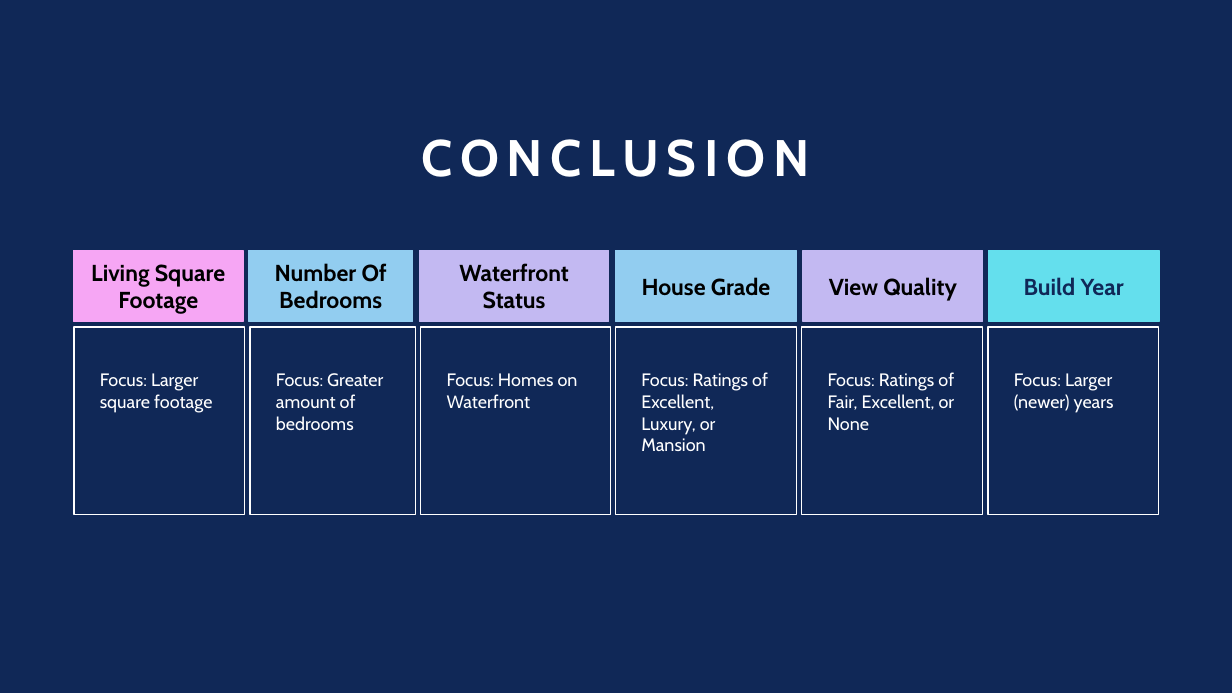
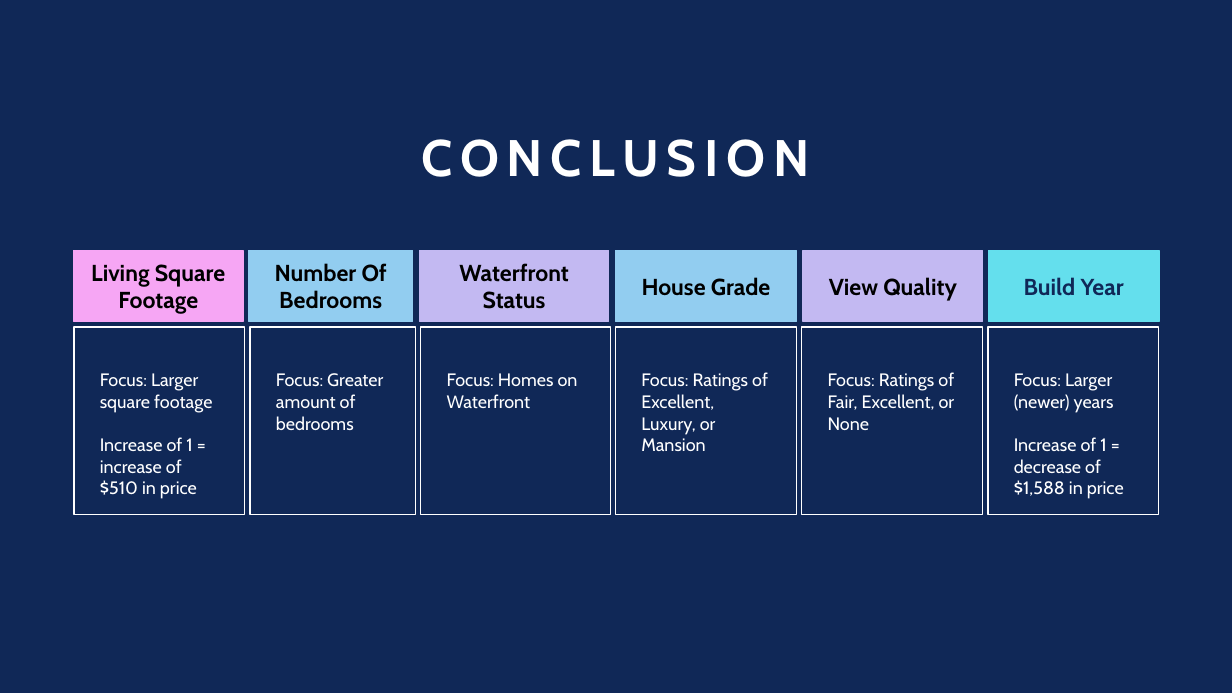
Before and after one commit to Tmoney80/KC_REIT_Proposal, a slide deck: slide 8 of Presentation.pptx. Drawn at 1232x693 pixels with LibreOffice and Linux fonts; fonts in the diff are those of the drawing. Boxes give left, top, right and bottom in pixels: in the first picture for what was removed or moved away, otherwise in the second. Text is boxed around its words. In the diff, an @@ line names an element or a change of style, - is before the commit and + after.

```diff
--- a/Presentation.pptx
+++ b/Presentation.pptx
@@ text at (x1=100, y1=437, x2=197, y2=499): paragraph added @@
+Increase of 1 = increase of $510 in price
@@ text at (x1=1014, y1=437, x2=1124, y2=499): paragraph added @@
+Increase of 1 = decrease of $1,588 in price
```
Also in this commit, not shown: 2 other slides changed, 1 other file.
